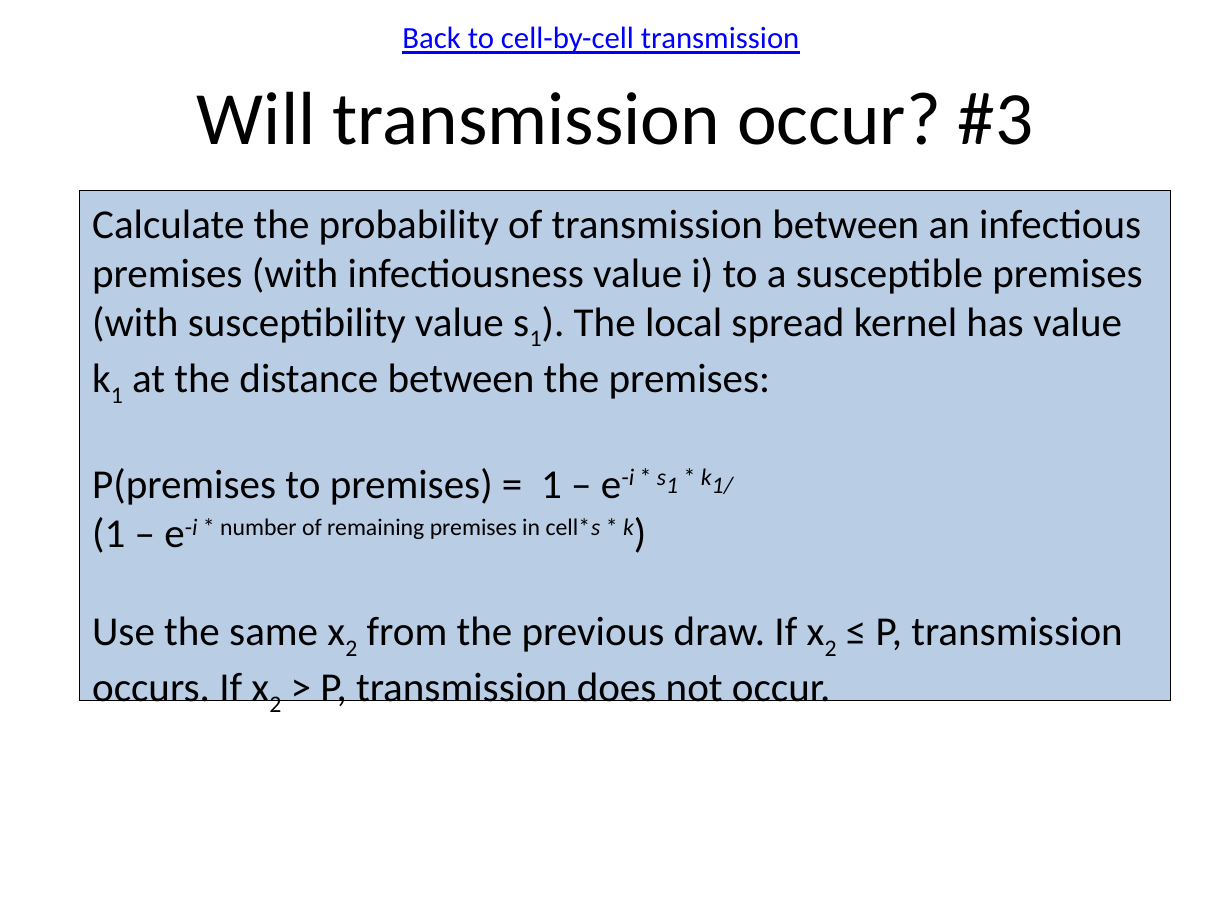
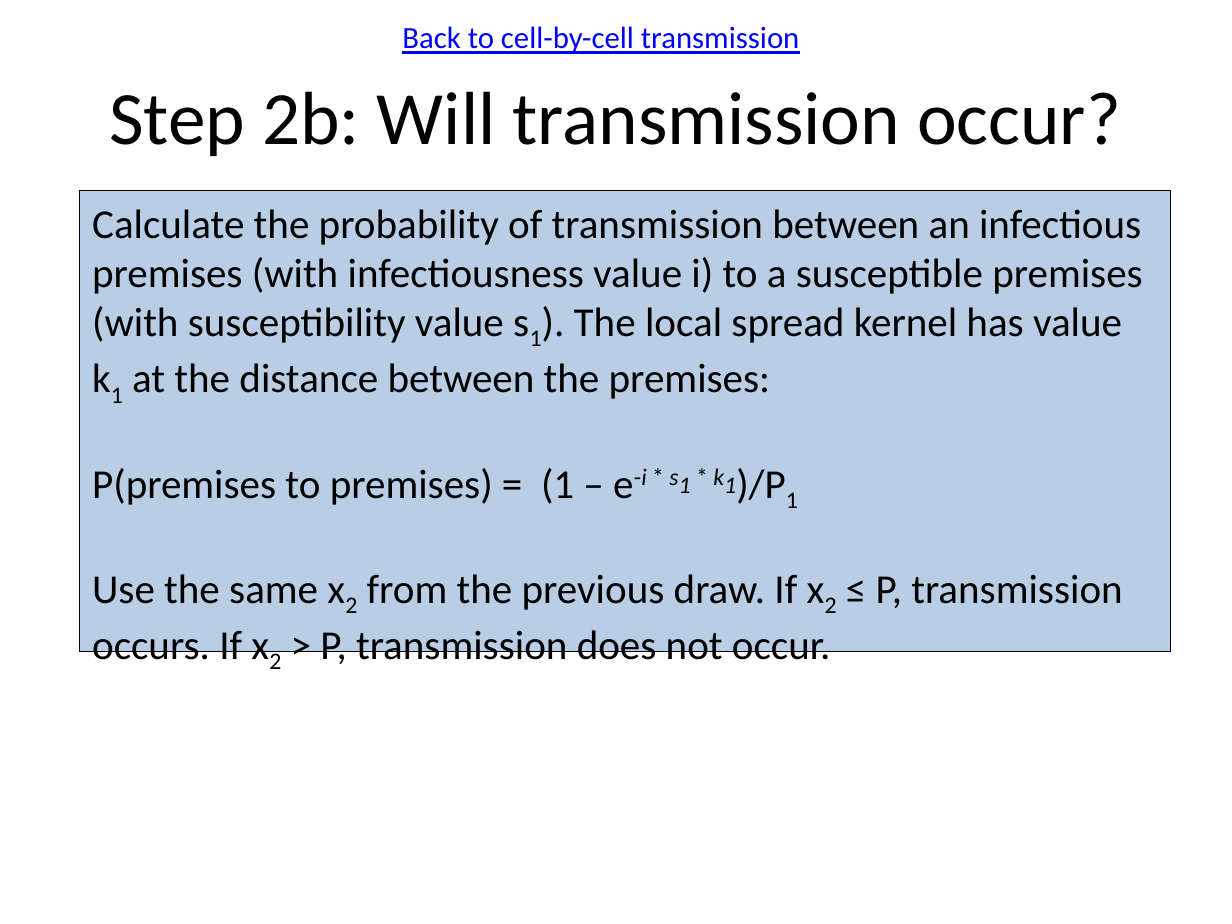
Before and after one commit to webblabb/usdosr, a slide deck: slide 11 of Schematics.pptx. Drawn at 1232x924 pixels with LibreOffice and Linux fonts; fonts in the diff are those of the drawing. Boxes give left, top, right and bottom in pixels: in the first picture for what was removed or moved away, otherwise in the second. Text is boxed around its words. In the diff, an @@ line names an element or a change of style, - is before the commit and + after.

Commit message:
Pairwise test wrapped into gridding
Gridding is always on. Turning pairwise algorithm on (now config 2)
adds it to the gridding algorithm for exact comparisons to the same
random numbers.

```diff
--- a/Schematics.pptx
+++ b/Schematics.pptx
@@ title at (109,91,1121,156): text changed @@
-Will transmission occur? #3
+Step 2b: Will transmission occur?
@@ rectangle "Calculate the probability of transmission ...": place and size @@
-rectangle "Calculate the probability of transmission ..." at (80,191,1170,701)
+rectangle "Calculate the probability of transmission ..." at (80,191,1170,652)
@@ text in rectangle at (92,468,736,505): text changed @@
-P(premises to premises) = 1 – e-i * s1 * k1/
-(1 – e-i * number of remaining premises in cell*s * k)
+P(premises to premises) = (1 – e-i * s1 * k1)/P1
```
Also in this commit, not shown: 3 other slides changed, 7 slides added, 11 other files.
